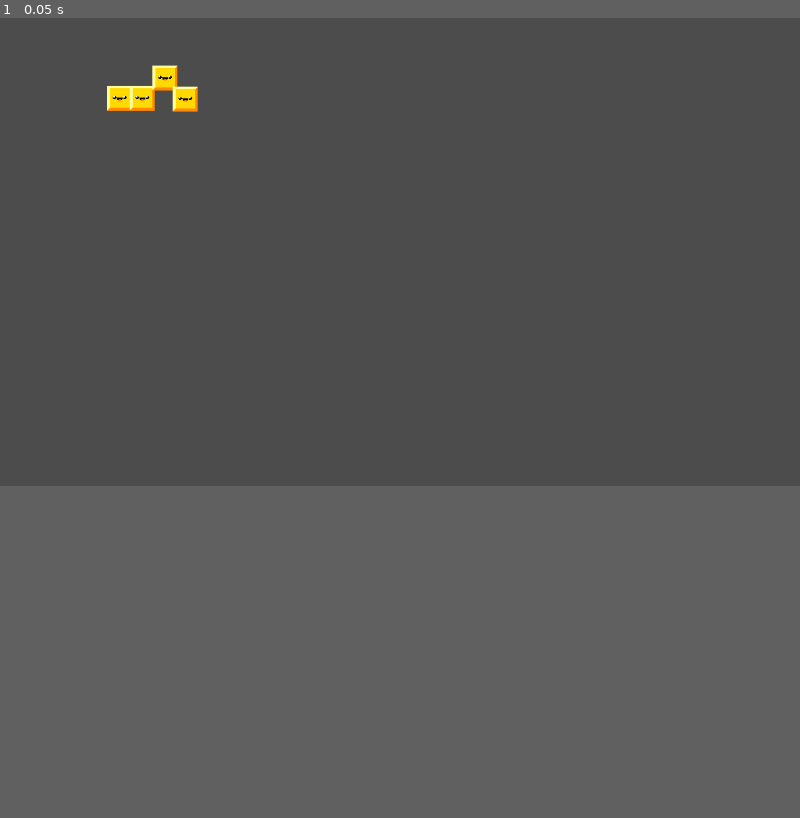
Above: before the commit, frame 1.
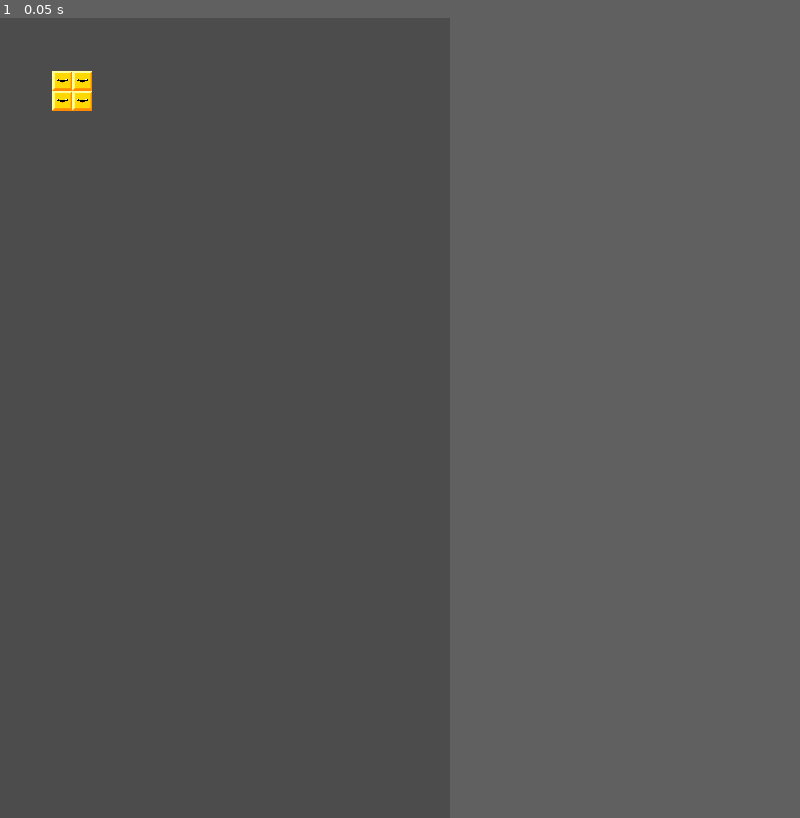
Above: after the commit, the same moment.

Repository: liviafdias/Tetris
Game: Godot game, scene res://scenes/Testinho.tscn
Two runs of this game, one before a commit and one after it. Both use one fixed random seed, a clock stepped at 60 frames per second and the inputs below. Before the commit the project starts from res://scenes/Peca.tscn.
Inputs:
- Up to frame 1 (0.05 s): no input
In our replay, the window is 800x468 before the commit and 450x800 after it. These sizes can differ from the game's own. Grey fills any space a smaller window leaves; there, only what the larger window draws over its background counts as a difference.

The runs differ from the first frame. In frame 1, 0.6% of the frame differs, in the area x 6-25%, y 5-12%.

Commit message:
second commit

Diff:
--- a/Tetris 2.0/Testinho.gd
+++ /dev/null
@@ -1,22 +0,0 @@
-extends Node2D
-var block = preload("res://scenes/Bloco.tscn")
-var nomes =["quadrado","linha"]
-var blocos = {
-	"quadrado":[Vector2(0,0),Vector2(32,0),Vector2(0,32),Vector2(32,32)],
-	"linha":[Vector2(0,0),Vector2(32,0),Vector2(64,0),Vector2(96,0)]
-}
-func _ready():
-	randomize()
-	print("aaaa")
-	_blockGen()
-
-
-func _blockGen():
-	var B = []
-	var nome = nomes[randi()%len(nomes)]
-	for i in range(4):
-		var b = block.instance()
-		add_child(b)
-		B.append(b)
-
-		B[i].position = blocos[nome][i]
--- a/Tetris 2.0/Testinho.tscn
+++ /dev/null
@@ -1,6 +0,0 @@
-[gd_scene load_steps=2 format=2]
-
-[ext_resource path="res://Testinho.gd" type="Script" id=1]
-
-[node name="Testinho" type="Node2D"]
-script = ExtResource( 1 )
--- a/Tetris 2.0/project.godot
+++ b/Tetris 2.0/project.godot
@@ -8,11 +8,30 @@
 
 config_version=4
 
+_global_script_classes=[ {
+"base": "KinematicBody2D",
+"class": "blocoBase",
+"language": "GDScript",
+"path": "res://scripts/Peca.gd"
+} ]
+_global_script_class_icons={
+"blocoBase": ""
+}
+
 [application]
 
 config/name="Tetris 2.0"
-run/main_scene="res://scenes/Peca.tscn"
+run/main_scene="res://scenes/Testinho.tscn"
 config/icon="res://icon.png"
+
+[display]
+
+window/size/width=720
+window/size/height=1280
+window/size/test_width=360
+window/size/test_height=640
+window/stretch/mode="2d"
+window/stretch/aspect="keep"
 
 [gui]
 
--- a/Tetris 2.0/scenes/Bloco.tscn
+++ b/Tetris 2.0/scenes/Bloco.tscn
@@ -3,7 +3,7 @@
 [ext_resource path="res://assets/bloco.png" type="Texture" id=1]
 
 [sub_resource type="RectangleShape2D" id=1]
-extents = Vector2( 14, 14 )
+extents = Vector2( 16, 16 )
 
 [node name="Area2D" type="Area2D"]
 
--- a/Tetris 2.0/scenes/Main.gd
+++ /dev/null
@@ -1,24 +0,0 @@
-extends Node
-"""
-var t = [preload("res://scenes/BlocoL.tscn"),preload("res://scenes/BlocoLinha.tscn"),preload("res://scenes/BlocoQuadrado.tscn"),preload("res://scenes/BlocoT.tscn"),preload("res://scenes/BlocoZ.tscn")]
-var ultimaCena = null
-
-func _ready():
-	randomize()
-	#BlocoAleatorio.randCena()
-
-func gerarCena():
-	var index = randi() % t.size()
-	var cena = t[index]
-	var cenaInstanciada = cena.instance()
-	cenaInstanciada.position = Vector2(288, 54)
-	add_child(cenaInstanciada)
-	return cenaInstanciada
-
-func _process(delta):
-	if (ultimaCena == null or ultimaCena.isOnFloor == true):
-		ultimaCena = gerarCena()
-		pass
-
-	pass
-"""
--- a/Tetris 2.0/scenes/Main.tscn
+++ b/Tetris 2.0/scenes/Main.tscn
@@ -1,15 +1,34 @@
-[gd_scene load_steps=4 format=2]
+[gd_scene load_steps=7 format=2]
 
 [ext_resource path="res://scenes/Peca.tscn" type="PackedScene" id=1]
-[ext_resource path="res://scenes/Main.gd" type="Script" id=2]
+[ext_resource path="res://scripts/Main.gd" type="Script" id=2]
+[ext_resource path="res://assets/images/backgrounds/Nebula Aqua-Pink.png" type="Texture" id=3]
+[ext_resource path="res://assets/images/glass.png" type="Texture" id=4]
 
 [sub_resource type="GDScript" id=1]
 script/source = "extends KinematicBody2D
 
 "
 
-[node name="Node" type="Node"]
+[sub_resource type="RectangleShape2D" id=2]
+extents = Vector2( 357, 12 )
+
+[node name="Main" type="Node"]
 script = ExtResource( 2 )
 
-[node name="KinematicBody2D" parent="." instance=ExtResource( 1 )]
+[node name="Sprite" type="Sprite" parent="."]
+position = Vector2( 354.08, 638.08 )
+scale = Vector2( 0.174766, 0.313438 )
+texture = ExtResource( 3 )
+
+[node name="Sprite2" type="Sprite" parent="."]
+position = Vector2( 398.625, 732 )
+scale = Vector2( 5.05365, 9.07623 )
+texture = ExtResource( 4 )
+
+[node name="Peca" parent="." instance=ExtResource( 1 )]
 script = SubResource( 1 )
+
+[node name="CollisionShape2D" type="CollisionShape2D" parent="."]
+position = Vector2( 360, 1272 )
+shape = SubResource( 2 )
--- a/Tetris 2.0/scenes/Peca.gd
+++ /dev/null
@@ -1,112 +0,0 @@
-extends KinematicBody2D
-
-var Posicao_blocos : Array
-
-func _ready():
-	createShape()
-
-
-func createShape():
-	Posicao_blocos = [ # bloco.position = Posicao_blocos[i]
-# I
-	[
-		Vector2(-1.5,-0.5),
-		Vector2(-0.5,-0.5),
-		Vector2(0.5,-0.5),
-		Vector2(1.5,-0.5),
-	],
-	# Z
-	[
-		Vector2(-0.5,-0.5),
-		Vector2(0.5,-0.5),
-		Vector2(0.5,0.5),
-		Vector2(1.5,0.5),
-	],
-	# S
-	[
-		Vector2(0.5,-0.5),
-		Vector2(1.5,-0.5),
-		Vector2(-0.5,0.5),
-		Vector2(0.5,0.5),
-	],
-	# T
-	[
-		Vector2(-0.5,-0.5),
-		Vector2(0.5,-0.5),
-		Vector2(1.5,-0.5),
-		Vector2(0.5,0.5),
-	],
-	# L
-	[
-		Vector2(-0.5,-0.5),
-		Vector2(0.5,-0.5),
-		Vector2(1.5,-0.5),
-		Vector2(-0.5,0.5),
-	],
-	# J
-	[
-		Vector2(1.5,0.5),
-		Vector2(-0.5,-0.5),
-		Vector2(0.5,-0.5),
-		Vector2(1.5,-0.5),
-	],
-	# O
-	[
-		Vector2(-0.5,-0.5),
-		Vector2(0.5,-0.5),
-		Vector2(-0.5,0.5),
-		Vector2(0.5,0.5),
-	],
-
-	]
-
-
- #for i in range(Posicao_blocos.size()):
-	randomize()
-	var index = randi() % Posicao_blocos.size()
-	print(index) #teste
-	var posicao1 = Posicao_blocos[index][0]
-	#print(posicao1) #teste
-	var posicao2 = Posicao_blocos[index][1]
-	#print(posicao2)
-	var posicao3 = Posicao_blocos[index][2]
-	#print(posicao3)
-	var posicao4 = Posicao_blocos[index][3]
-	#print(posicao4)
-	$Bloco1/Sprite.position = posicao1
-	$Bloco2/Sprite.position = posicao2
-	$Bloco3/Sprite.position = posicao3
-	$Bloco4/Sprite.position = posicao4
-
-
-
-"""
-extends KinematicBody2D
-class_name blocoBase
-
-var velocity = Vector2()
-var gravity = 60
-var speed = 20
-var isOnFloor = false
-
-func _physics_process(delta):
-
-	velocity.y = gravity
-	var dir = int(Input.is_action_pressed("right")) - int(Input.is_action_pressed("left"))
-	#if Input.is_action_just_pressed("left"):
-		#rotation_degrees += -90
-	if(!isOnFloor):
-		print(position.x)
-		if (Input.is_action_just_pressed("up")):
-			rotation_degrees += 90
-		if Input.is_action_just_pressed("left"):
-			position.x -= speed
-		if Input.is_action_just_pressed("right"):
-			position.x += speed
-		if Input.is_action_pressed("down"):
-			if ( velocity.y <= 3 * gravity):
-				velocity.y += velocity.y
-
-	if(move_and_slide(velocity) == Vector2(0,0)):
-		isOnFloor = true
-"""
--- a/Tetris 2.0/scenes/Peca.tscn
+++ b/Tetris 2.0/scenes/Peca.tscn
@@ -1,19 +1,19 @@
 [gd_scene load_steps=3 format=2]
 
 [ext_resource path="res://scenes/Bloco.tscn" type="PackedScene" id=1]
-[ext_resource path="res://scenes/Peca.gd" type="Script" id=2]
+[ext_resource path="res://scripts/Peca.gd" type="Script" id=2]
 
 [node name="Peca" type="KinematicBody2D"]
 script = ExtResource( 2 )
 
 [node name="Bloco1" parent="." instance=ExtResource( 1 )]
-position = Vector2( 154, 103 )
+position = Vector2( 208, 136 )
 
 [node name="Bloco2" parent="." instance=ExtResource( 1 )]
-position = Vector2( 182, 103 )
+position = Vector2( 240, 136 )
 
 [node name="Bloco3" parent="." instance=ExtResource( 1 )]
-position = Vector2( 210, 77 )
+position = Vector2( 240, 72 )
 
 [node name="Bloco4" parent="." instance=ExtResource( 1 )]
-position = Vector2( 238, 103 )
+position = Vector2( 240, 104 )
--- /dev/null
+++ b/Tetris 2.0/scenes/Testinho.tscn
@@ -0,0 +1,37 @@
+[gd_scene load_steps=2 format=2]
+
+[sub_resource type="GDScript" id=1]
+script/source = "extends Node2D
+var block = preload(\"res://scenes/Bloco.tscn\")
+var nomes = [\"I\", \"J\", \"O\", \"Z\", \"S\", \"T\", \"L\"]
+var blocos = {
+	\"O\": [Vector2(100, 100), Vector2(132, 100), Vector2(100, 132), Vector2(132, 132)],
+	\"I\": [Vector2(100, 100), Vector2(100, 132), Vector2(100, 164), Vector2(100, 196)],
+	\"J\": [Vector2(100, 100), Vector2(100, 132), Vector2(100, 164), Vector2(68, 164)],
+	\"Z\": [Vector2(100, 100), Vector2(132, 100), Vector2(132, 132), Vector2(164, 132)],
+	\"S\": [Vector2(132, 100), Vector2(164, 100), Vector2(100, 132), Vector2(132, 132)],
+	\"T\": [Vector2(132, 100), Vector2(100, 132), Vector2(132, 132), Vector2(164, 132)],
+	\"L\": [Vector2(100, 100), Vector2(100, 132), Vector2(100, 164), Vector2(132, 164)]
+}
+func _ready():
+	randomize()
+	print(\"aaaa\")
+	_blockGen()
+
+
+func _blockGen():
+	var B = []
+	var nome = nomes[randi()%len(nomes)]
+	for i in range(4):
+		var b = block.instance()
+		add_child(b)
+		B.append(b)
+
+		B[i].position = blocos[nome][i]
+
+
+
+"
+
+[node name="Testinho" type="Node2D"]
+script = SubResource( 1 )
--- /dev/null
+++ b/Tetris 2.0/scripts/Main.gd
@@ -0,0 +1,16 @@
+extends Node
+
+var cena = preload("res://scenes/Testinho.tscn").instance()
+var ultimaCena = null
+
+func _ready():
+	randomize()
+	#BlocoAleatorio.randCena()
+
+func _process(delta):
+	if (ultimaCena == null or ultimaCena.isOnFloor == true):
+		var ultimacena = preload("res://scenes/Testinho.tscn").instance()
+		add_child(ultimaCena)
+		pass
+
+	pass
--- /dev/null
+++ b/Tetris 2.0/scripts/Peca.gd
@@ -0,0 +1,28 @@
+extends KinematicBody2D
+class_name blocoBase
+
+var velocity = Vector2()
+var gravity = 60
+var speed = 20
+var isOnFloor = false
+
+func _physics_process(delta):
+
+	velocity.y = gravity
+	var dir = int(Input.is_action_pressed("right")) - int(Input.is_action_pressed("left"))
+	#if Input.is_action_just_pressed("left"):
+		#rotation_degrees += -90
+	if(!isOnFloor):
+		print(position.x)
+		if (Input.is_action_just_pressed("up")):
+			rotation_degrees += 90
+		if Input.is_action_just_pressed("left"):
+			position.x -= speed
+		if Input.is_action_just_pressed("right"):
+			position.x += speed
+		if Input.is_action_pressed("down"):
+			if ( velocity.y <= 3 * gravity):
+				velocity.y += velocity.y
+
+	if(move_and_slide(velocity) == Vector2(0,0)):
+		isOnFloor = true
--- /dev/null
+++ b/Tetris 2.0/scripts/Testinho.gd
@@ -0,0 +1,31 @@
+extends blocoBase
+
+
+var block = preload("res://scenes/Bloco.tscn")
+var nomes = ["O", "I", "J", "Z", "S", "T", "L"]
+var blocos = {
+	"O": [Vector2(100, 100), Vector2(132, 100), Vector2(100, 132), Vector2(132, 132)],
+	"I": [Vector2(100, 100), Vector2(100, 132), Vector2(100, 164), Vector2(100, 196)],
+	"J": [Vector2(100, 100), Vector2(100, 132), Vector2(100, 164), Vector2(68, 164)],
+	"Z": [Vector2(100, 100), Vector2(132, 100), Vector2(132, 132), Vector2(164, 132)],
+	"S": [Vector2(132, 100), Vector2(164, 100), Vector2(100, 132), Vector2(132, 132)],
+	"T": [Vector2(132, 100), Vector2(100, 132), Vector2(132, 132), Vector2(164, 132)],
+	"L": [Vector2(100, 100), Vector2(100, 132), Vector2(100, 164), Vector2(132, 164)]
+}
+
+
+func _ready():
+	randomize()
+	#print("aaaa")
+	_blockGen()
+
+
+func _blockGen():
+	var B = []
+	var nome = nomes[randi()%len(nomes)]
+	for i in range(4):
+		var b = block.instance()
+		add_child(b)
+		B.append(b)
+
+		B[i].position = blocos[nome][i]
Not shown, added: Tetris 2.0/assets/images/backgrounds/Nebula Aqua-Pink.png.import
Binary file added: Tetris 2.0/assets/images/backgrounds/Nebula Blue.png
Not shown, added: Tetris 2.0/assets/images/backgrounds/Nebula Blue.png.import
Not shown, added: Tetris 2.0/assets/images/backgrounds/Nebula Red.png.import
Binary file added: Tetris 2.0/assets/images/backgrounds/Stars Small_1.png
Not shown, added: Tetris 2.0/assets/images/backgrounds/Stars Small_1.png.import
Binary file added: Tetris 2.0/assets/images/backgrounds/Stars Small_2.png
Not shown, added: Tetris 2.0/assets/images/backgrounds/Stars Small_2.png.import
Binary file added: Tetris 2.0/assets/images/backgrounds/Stars-Big_1_1_PC.png
Not shown, added: Tetris 2.0/assets/images/backgrounds/Stars-Big_1_1_PC.png.import
Binary file added: Tetris 2.0/assets/images/backgrounds/Stars-Big_1_2_PC.png
Not shown, added: Tetris 2.0/assets/images/backgrounds/Stars-Big_1_2_PC.png.import
(and 5 more such lines)
